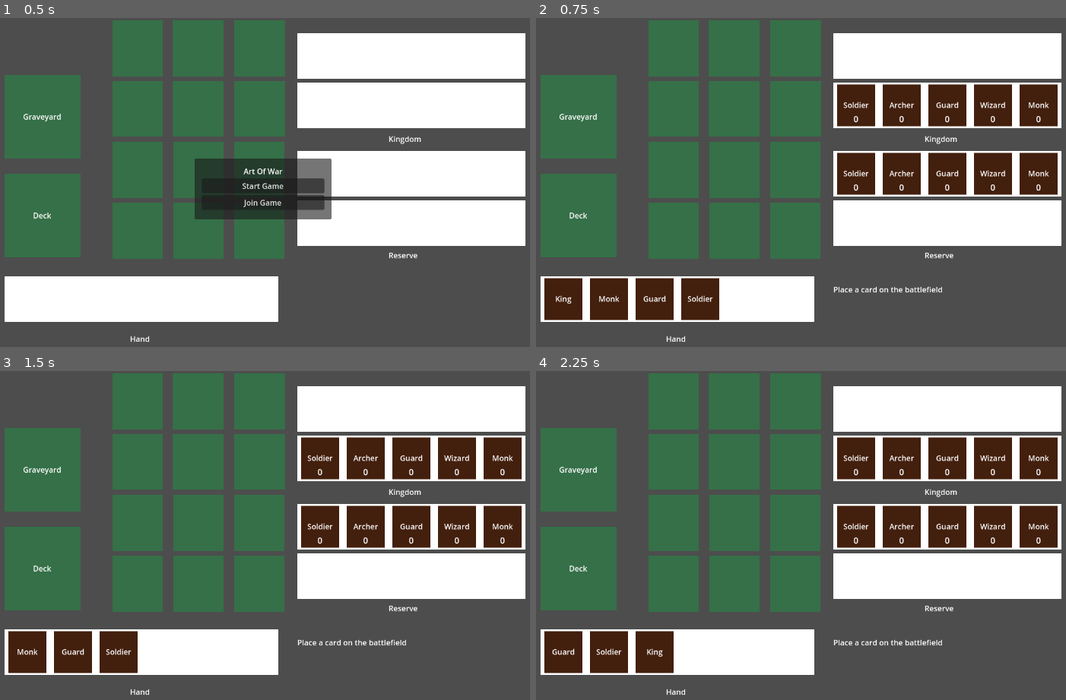
Above: before the commit, frames 1-4 (two rows, left to right).
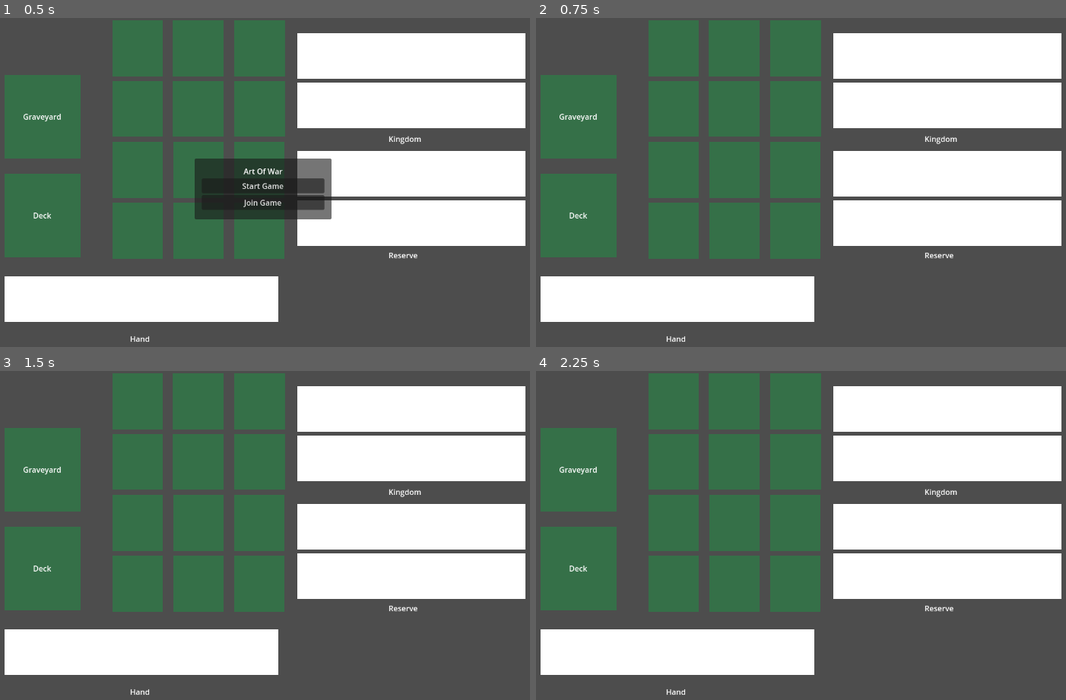
Above: after the commit, the same moments.

Repository: stfufane/Art-Of-War
Game: Godot game, scene res://screens/board.tscn
The game is run twice, just before and just after one commit, with the same random seed, the same clock (stepped at 60 frames per second) and the same inputs. The project has no main scene, so this scene is started directly.
Inputs (mouse positions are in pixels of both pictures, inside the frame that each line leads up to):
- Up to frame 1 (0.5 s): no input
- Up to frame 2 (0.75 s): click "Join Game" at 0.5 s
- Up to frame 3 (1.5 s): tap Enter at 1.25 s; move the mouse to (26, 650) at 1.27 s; press the mouse at (26, 650) at 1.28 s
- Up to frame 4 (2.25 s): tap Space at 2 s; release the mouse at (562, 650) at 2.03 s; click (562, 650) at 2.1 s

Frame 1 is identical in both runs. In frame 2, 13% of the frame differs, in the area x 1-99%, y 20-92%; in frame 3, 12%; in frame 4, 12%.

Commit message:
[Multiplayer] Synchronize kingdom setup

Diff:
--- a/scenes/battlefield.gd
+++ b/scenes/battlefield.gd
@@ -44,12 +44,6 @@
 		_:
 			pass
 
-@rpc("any_peer")
-func add_enemy_card(type: CardType.UnitType, placeholder_name: String):
-	print("Call add card through RPC with peer id " + str(Game.peer_id))
-	var placeholder: CardPlaceholder = $EnemyContainer.get_node(placeholder_name)
-	placeholder.set_card(Game.get_card_instance(type))
-
 # Click on a card to attack with it
 func _card_clicked(id: int):
 	var clicked_card: Card = instance_from_id(id)
@@ -78,3 +72,11 @@
 			if p.current_card != null:
 				return true
 	return false
+
+###
+# Network functions that are called to reflect local actions on the opponent's battlefield
+###
+
+@rpc("any_peer")
+func add_enemy_card(type: CardType.UnitType, placeholder_name: String):
+	$EnemyContainer.get_node(placeholder_name).set_card(Game.get_card_instance(type))
--- a/scenes/kingdom.gd
+++ b/scenes/kingdom.gd
@@ -3,6 +3,7 @@
 
 @export var is_enemy: bool
 @onready var kingdom = Game.enemy_kingdom if is_enemy else Game.player_kingdom
+@onready var group = "my_kingdom" if not is_enemy else "enemy_kingdom"
 
 func setup():
 	var x = 0
@@ -11,12 +12,12 @@
 		card_instance.position = Vector2(x, 0)
 		x += card_instance.size.x
 		card_instance.set_nb_units(kingdom[unit_type])
-		card_instance.add_to_group("kingdom_cards")
+		card_instance.add_to_group(group)
 		add_child(card_instance)
 
 func increase_population(type: CardType.UnitType):
 	kingdom[type] += 1
-	for card in get_tree().get_nodes_in_group("kingdom_cards"):
+	for card in get_tree().get_nodes_in_group(group):
 		if card.unit_type == type:
 			card.set_nb_units(kingdom[type])
 			break
--- a/screens/board.gd
+++ b/screens/board.gd
@@ -21,20 +21,26 @@
 func _on_join_button_pressed():
 	Game.join_server()
 	main_menu.hide()
-	setup()
+	multiplayer.peer_connected.connect(_player_joined)
 
-func _player_joined(p_id: int):
-	print("Player joined : " + str(p_id))
+func _player_joined(_p_id: int):
 	setup()
 
 func setup():
 	Game.setup()
 	hand.setup()
+	battlefield.setup()
+	reserve.setup()
+	setup_kingdom()
+	start_game()
+
+func setup_kingdom():
+	# First card of the deck is put in the kingdom
+	var unit_type = Game.player_deck.pop_back()
+	kingdom.increase_population(unit_type)
+	add_card_to_enemy_kingdom.rpc(unit_type)
 	kingdom.setup()
 	enemy_kingdom.setup()
-	battlefield.setup()
-	reserve.setup()
-	start_game()
 
 func start_game():
 	instruction.text = "Place a card on the battlefield"
@@ -75,10 +81,6 @@
 	Game.current_state = Game.States.PLAYER_ACTION_CHOICE
 	instruction.text = "Ready to start your turn"
 
-@rpc("any_peer")
-func add_card_to_enemy_reserve(unit_type: CardType.UnitType):
-	enemy_reserve.add_card(Game.get_card_instance(unit_type))
-
 func _deck_clicked(_placeholder_id: int):
 	if Game.current_state != Game.States.PLAYER_ACTION_CHOICE:
 		return
@@ -89,3 +91,15 @@
 	hand.add_card(Game.player_hand.back())
 	Game.current_state = Game.States.ENEMY_TURN
 	instruction.text = "Enemy turn"
+
+###
+# Network actions that are called to reflect local actions on the enemy board
+###
+
+@rpc("any_peer")
+func add_card_to_enemy_reserve(unit_type: CardType.UnitType):
+	enemy_reserve.add_card(Game.get_card_instance(unit_type))
+
+@rpc("any_peer")
+func add_card_to_enemy_kingdom(unit_type: CardType.UnitType):
+	enemy_kingdom.increase_population(unit_type)
